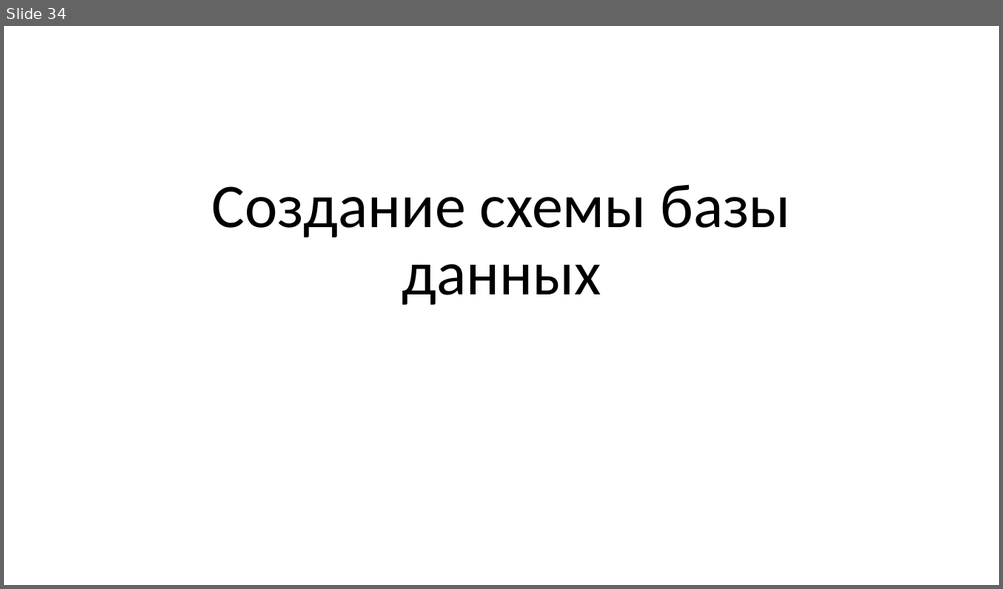
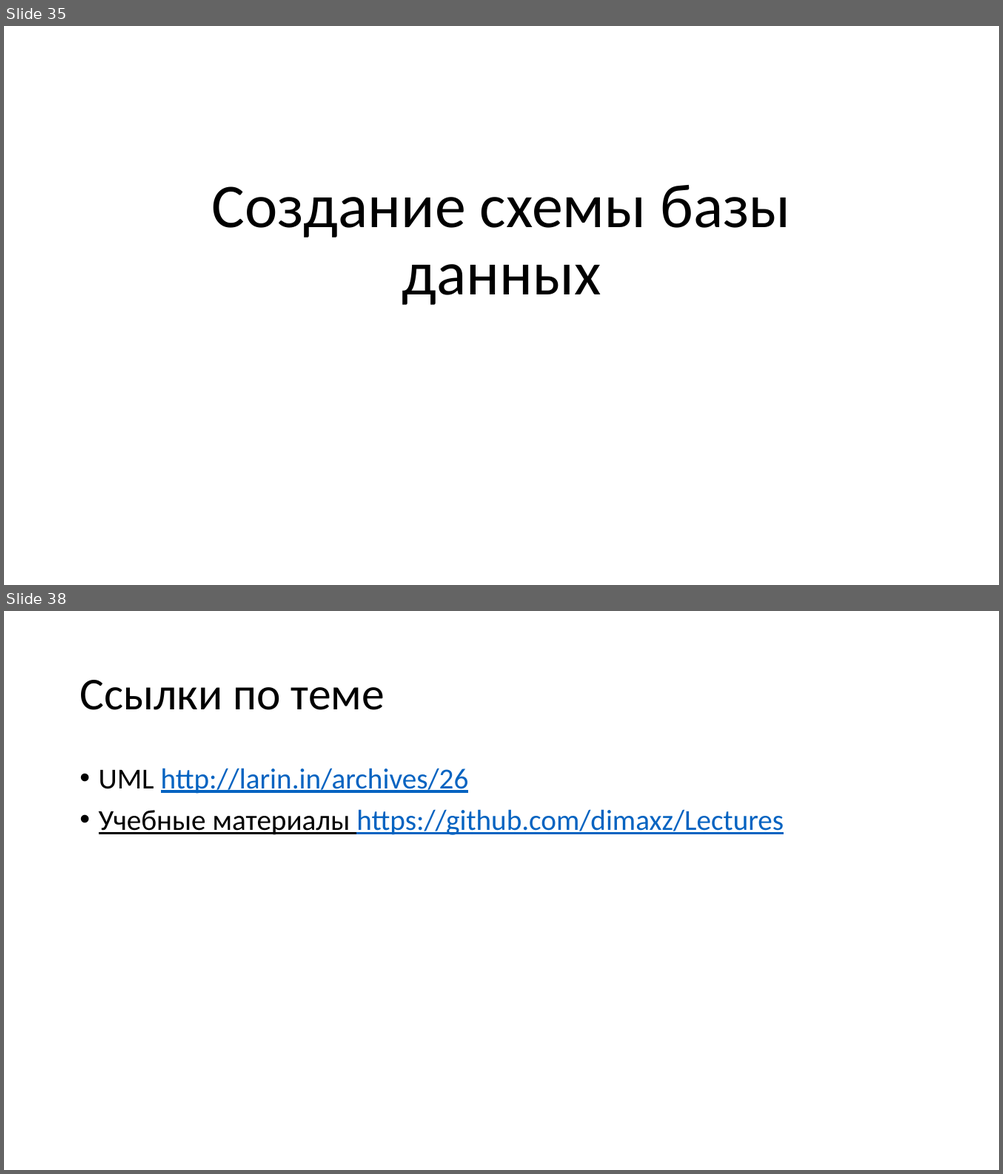
Before and after one commit to dimaxz/Lectures, a slide deck: Лекция 1. Анализ и проектирование/Лекция 1. UML, основы проектирования.pptx. Shown one above the other, each under a label of ours: slide 34 before the commit, slides 35 and 38 after it; the slides between them are not shown. The pictures are 1003x589 and 1003x1174 pixels, drawn with LibreOffice and Linux fonts; fonts in the diff are those of the drawing. Boxes give left, top, right and bottom in pixels: in the first picture for what was removed or moved away, otherwise in the second. Text is boxed around its words. In the diff, an @@ line names an element or a change of style, - is before the commit and + after.

```diff
--- a/Лекция 1. Анализ и проектирование/Лекция 1. UML, основы проектирования.pptx
+++ b/Лекция 1. Анализ и проектирование/Лекция 1. UML, основы проектирования.pptx
@@ slide 38 added at <box>4,611,999,1170</box>, background #FFFFFF @@
@@ title added at <box>79,680,384,710</box>, 44 pt, text #000000 @@
+Ссылки по теме
@@ text added at <box>99,768,783,835</box>, 28 pt, text #0563C1, underline @@
+• UML http://larin.in/archives/26
+• Учебные материалы https://github.com/dimaxz/Lectures
@@ what was slide 34 is now slide 35 @@
```
Also in this commit, not shown: 1 slide changed, 4 other slides added, 2 slides removed.
